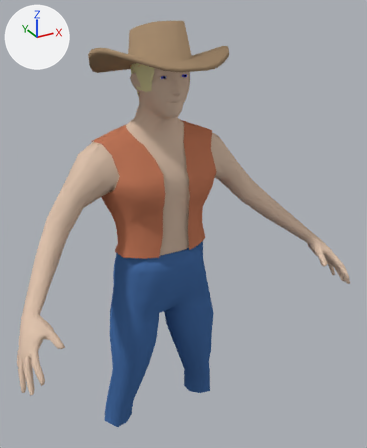
An edit to the Blender file Assets/Blender/throw.blend, drawn before and after from the same camera.
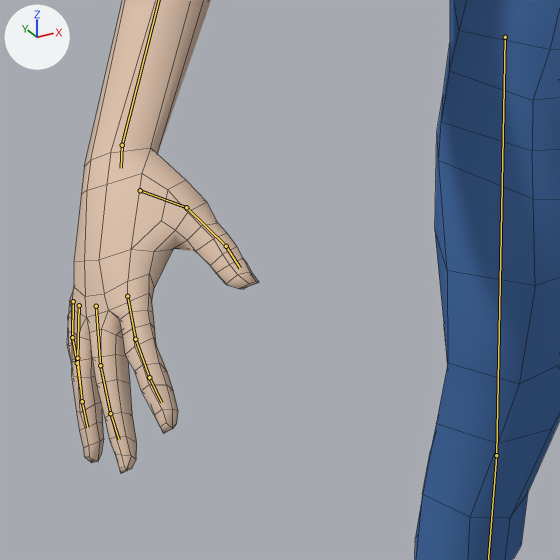
Each version is shown whole from a camera (50 mm lens) standing at (-0.668, -1.405, 1.809) and looking at (0.052, -0.096, 1.154), then close up on the part from 0% to 39% of the width and 62% to 93% of the height. The axes (+X, +Y, +Z) are drawn at upper left. The lights are the same throughout. Both versions are drawn at frame 0 of the action 'downunderAction'; the numbers are the values there. The bones that bend it are drawn over the model as lines in the close-ups. The close-ups show mesh edges as thin lines.

Names of what the first close-up shows: 'pants', 'torso'.
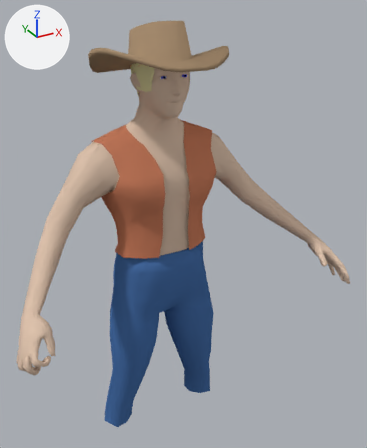
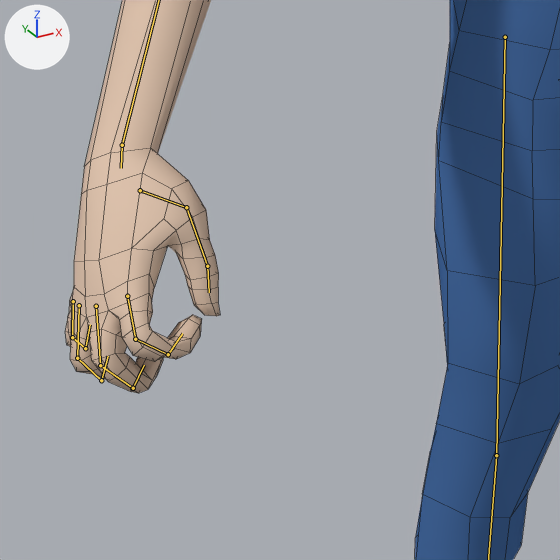
The change, as a list of edits to the scene's bpy script:
```text
Change bone_index_02_r:
    where bone_index_02_r = bpy.data.objects['downunder'].pose.bones['index_02_r']  # child of 'index_01_r'
    bone_index_02_r.rotation_quaternion: (1.0, 0.0, 0.0, 0.0) -> (0.885, 0.446, -0.072, -0.11)  # degrees (0, 0, 0) -> degrees (54, -2, -15)
Change bone_index_03_r:
    where bone_index_03_r = bpy.data.objects['downunder'].pose.bones['index_03_r']  # child of 'index_02_r'
    bone_index_03_r.location: (0.0, 0.0, 0.0) -> (-1.01, 0.84, 0.39)
    bone_index_03_r.rotation_quaternion: (1.0, 0.0, 0.0, 0.0) -> (0.605, 0.528, 0.59, 0.087)  # degrees (0, 0, 0) -> degrees (109, 38, 68)
Change bone_middle_02_r:
    where bone_middle_02_r = bpy.data.objects['downunder'].pose.bones['middle_02_r']  # child of 'middle_01_r'
    bone_middle_02_r.location: (0.0, 0.0, 0.0) -> (0.07, -0.03, 0.0)
    bone_middle_02_r.rotation_quaternion: (1.0, 0.0, 0.0, 0.0) -> (0.885, 0.442, -0.145, -0.018)  # degrees (0, 0, 0) -> degrees (54, -14, -10)
Change bone_middle_03_r:
    where bone_middle_03_r = bpy.data.objects['downunder'].pose.bones['middle_03_r']  # child of 'middle_02_r'
    bone_middle_03_r.location: (0.0, 0.0, 0.0) -> (-0.61, 0.55, 0.43)
    bone_middle_03_r.rotation_quaternion: (1.0, 0.0, 0.0, 0.0) -> (0.605, 0.592, 0.487, 0.217)  # degrees (0, 0, 0) -> degrees (101, 19, 63)
Change bone_pinky_02_r:
    where bone_pinky_02_r = bpy.data.objects['downunder'].pose.bones['pinky_02_r']  # child of 'pinky_01_r'
    bone_pinky_02_r.location: (0.0, 0.0, 0.0) -> (0.1, 0.04, -0.34)
    bone_pinky_02_r.rotation_quaternion: (1.0, 0.0, 0.0, 0.0) -> (0.885, 0.37, -0.248, 0.133)  # degrees (0, 0, 0) -> degrees (44, -33, 4)
Change bone_pinky_03_r:
    where bone_pinky_03_r = bpy.data.objects['downunder'].pose.bones['pinky_03_r']  # child of 'pinky_02_r'
    bone_pinky_03_r.rotation_quaternion: (1.0, 0.0, 0.0, 0.0) -> (0.605, 0.59, 0.323, 0.427)  # degrees (0, 0, 0) -> degrees (84, -6, 65)
Change bone_ring_02_r:
    where bone_ring_02_r = bpy.data.objects['downunder'].pose.bones['ring_02_r']  # child of 'ring_01_r'
    bone_ring_02_r.location: (0.0, 0.0, 0.0) -> (0.08, 0.04, -0.12)
    bone_ring_02_r.rotation_quaternion: (1.0, 0.0, 0.0, 0.0) -> (0.885, 0.415, -0.209, 0.026)  # degrees (0, 0, 0) -> degrees (52, -23, -8)
Change bone_ring_03_r:
    where bone_ring_03_r = bpy.data.objects['downunder'].pose.bones['ring_03_r']  # child of 'ring_02_r'
    bone_ring_03_r.location: (0.0, 0.0, 0.0) -> (-0.29, 0.29, 0.28)
    bone_ring_03_r.rotation_quaternion: (1.0, 0.0, 0.0, 0.0) -> (0.605, 0.64, 0.377, 0.286)  # degrees (0, 0, 0) -> degrees (96, 5, 56)
Change bone_thumb_02_r:
    where bone_thumb_02_r = bpy.data.objects['downunder'].pose.bones['thumb_02_r']  # child of 'thumb_01_r'
    bone_thumb_02_r.location: (0.0, 0.0, 0.0) -> (0.01, 0.0, -0.1)
    bone_thumb_02_r.rotation_quaternion: (1.0, 0.0, 0.0, 0.0) -> (0.922, 0.327, -0.206, -0.028)  # degrees (0, 0, 0) -> degrees (41, -21, -12)
```

What differs and where, as boxes (x1, y1, x2, y2) in the close-ups (560 x 560 px):
'torso', posed: before (67, 0, 259, 473); after (65, 0, 220, 393)
bone 'index_02_r', root to tip: before (135, 339) to (149, 377); after (135, 339) to (168, 354)
bone 'index_03_r', root to tip: before (149, 377) to (161, 402); after (168, 354) to (182, 333)
bone 'middle_02_r', root to tip: before (100, 365) to (110, 413); after (100, 365) to (133, 388)
bone 'middle_03_r', root to tip: before (110, 413) to (119, 439); after (133, 388) to (144, 365)
bone 'pinky_02_r', root to tip: before (72, 337) to (77, 363); after (72, 337) to (85, 348)
bone 'pinky_03_r', root to tip: before (77, 363) to (80, 388); after (85, 348) to (90, 324)
bone 'ring_02_r', root to tip: before (77, 358) to (82, 401); after (77, 358) to (101, 380)
bone 'ring_03_r', root to tip: before (82, 401) to (87, 427); after (101, 380) to (108, 356)
bone 'thumb_02_r', root to tip: before (186, 207) to (226, 246); after (186, 207) to (207, 266)
